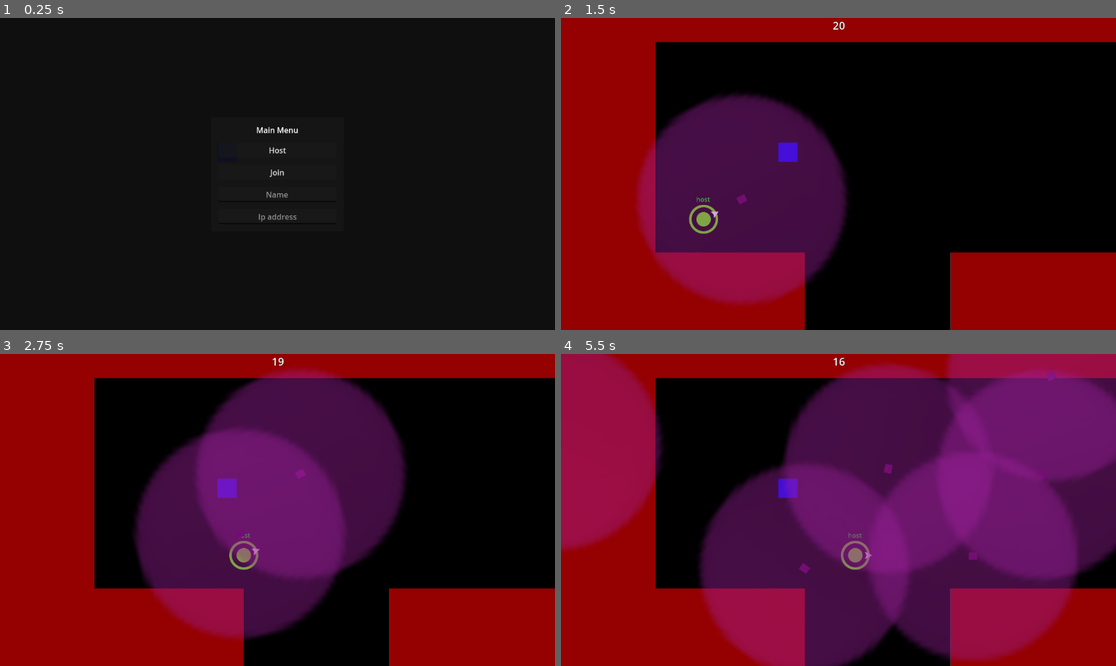
Above: before the commit, frames 1-4 (two rows, left to right).
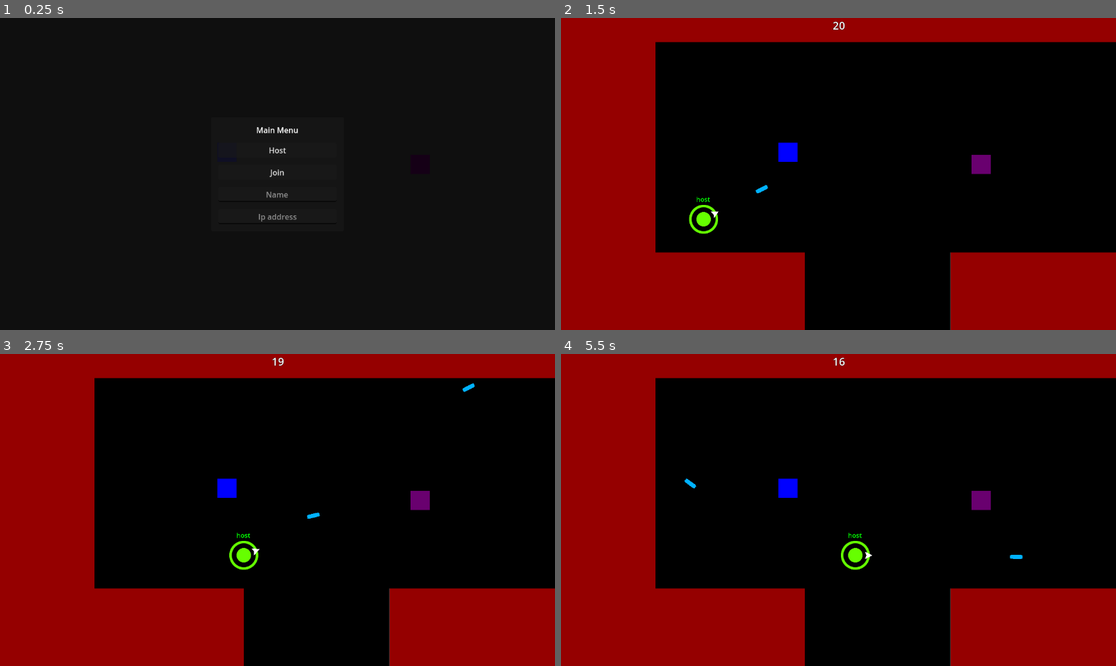
Above: after the commit, the same moments.

Repository: Pkepowicz/Infinite-Onslaught
Game: Godot game, scene res://assets/scenes/world.tscn
The game is run twice, just before and just after one commit, with the same random seed, the same clock (stepped at 60 frames per second) and the same inputs. The engine's default icon, where the game draws it, is replaced by a stand-in: a white triangle on a blue panel in a dark square.
Inputs (mouse positions are in pixels of both pictures, inside the frame that each line leads up to):
- Up to frame 1 (0.25 s): no input
- Up to frame 2 (1.5 s): click (838, 192) at 0.52 s; type "Alex" at 0.6 s; click (838, 217) at 0.75 s; type "12" at 0.83 s; click "Host" at 1.25 s
- Up to frame 3 (2.75 s): move the mouse to (399, 494) at 2.02 s; hold Right (ui_right) from 2.03 s (still down); click (399, 494) at 2.1 s
- Up to frame 4 (5.5 s): move the mouse to (727, 525) at 2.77 s; release Right (ui_right) at 2.78 s; hold Down (ui_down) 2.78-3.53 s; click (727, 525) at 2.85 s; move the mouse to (894, 441) at 3.52 s; hold Right (ui_right) 3.53-4.28 s; right-click (894, 441) at 3.6 s; click (894, 441) at 3.8 s; move the mouse to (810, 572) at 4.27 s; hold Up (ui_up) 4.28-5.03 s; click (810, 572) at 4.35 s; move the mouse to (1005, 556) at 5.02 s; hold Left (ui_left) from 5.03 s (still down); click (1005, 556) at 5.1 s

The runs differ from the first frame. In frame 2, 20% of the frame differs, in the area x 13-78%, y 24-92%; in frame 3, 30%; in frame 4, 69%, in the area x 0-100%, y 0-100%.

Commit message:
working pickup

Diff:
--- /dev/null
+++ b/assets/PickUps/PickupObjectsToPutOnGround/sucking_bullet_pickup.tscn
@@ -0,0 +1,26 @@
+[gd_scene load_steps=4 format=3 uid="uid://bae3xw6e7cgfi"]
+
+[ext_resource type="Script" path="res://assets/PickUps/Pickup.gd" id="1_ku4gb"]
+[ext_resource type="PackedScene" uid="uid://cw2vi5hj3ttbx" path="res://assets/PickUps/Powerup_Objects/sucking_bullet.tscn" id="2_gutpb"]
+
+[sub_resource type="RectangleShape2D" id="RectangleShape2D_ojkcw"]
+size = Vector2(47, 47)
+
+[node name="SuckingBulletPickup" type="Node2D"]
+script = ExtResource("1_ku4gb")
+powerup_object = ExtResource("2_gutpb")
+
+[node name="ColorRect" type="ColorRect" parent="."]
+offset_left = -20.0
+offset_top = -20.0
+offset_right = 20.0
+offset_bottom = 20.0
+color = Color(0.411765, 0, 0.435294, 1)
+
+[node name="Area2D" type="Area2D" parent="."]
+collision_layer = 8
+collision_mask = 8
+
+[node name="CollisionShape2D" type="CollisionShape2D" parent="Area2D"]
+position = Vector2(0.5, 0.5)
+shape = SubResource("RectangleShape2D_ojkcw")
--- /dev/null
+++ b/assets/PickUps/Powerup_Objects/sucking_bullet.gd
@@ -0,0 +1,8 @@
+extends Node2D
+
+@export var sucking_bullet : PackedScene
+
+# Called when the node enters the scene tree for the first time.
+func _ready() -> void:
+	get_parent().set_bullet(sucking_bullet)
+	queue_free()
--- /dev/null
+++ b/assets/PickUps/Powerup_Objects/sucking_bullet.tscn
@@ -0,0 +1,8 @@
+[gd_scene load_steps=3 format=3 uid="uid://cw2vi5hj3ttbx"]
+
+[ext_resource type="Script" path="res://assets/PickUps/Powerup_Objects/sucking_bullet.gd" id="1_g2wsm"]
+[ext_resource type="PackedScene" uid="uid://b2knovo3xa8dn" path="res://assets/player/weapons/SuckingProjetile/sucking_bullet.tscn" id="2_memim"]
+
+[node name="SuckingBullet" type="Node2D"]
+script = ExtResource("1_g2wsm")
+sucking_bullet = ExtResource("2_memim")
--- a/assets/player/Player.gd
+++ b/assets/player/Player.gd
@@ -14,7 +14,8 @@
 var sync_pos = Vector2(0,0)
 var sync_rot = 0
 
-@export var bullet : PackedScene
+@export var basic_bullet : PackedScene
+@onready var bullet = basic_bullet
 
 func _enter_tree():
 	set_multiplayer_authority(str(name).to_int())
@@ -58,6 +59,10 @@
 	b.global_position = $GunRotation/BulletSpawn.global_position
 	b.rotation_degrees = $GunRotation.rotation_degrees
 	get_tree().root.add_child(b)
+	bullet = basic_bullet
+
+func set_bullet(obj: PackedScene):
+	bullet = obj
 
 func _on_hit_box_update_color_signal(clr):
 	var inner: Sprite2D = $Graphics/Inner
--- a/assets/player/player.tscn
+++ b/assets/player/player.tscn
@@ -1,7 +1,7 @@
 [gd_scene load_steps=13 format=3 uid="uid://ikci0cwvea7n"]
 
 [ext_resource type="Script" path="res://assets/player/Player.gd" id="1_sjxtg"]
-[ext_resource type="PackedScene" uid="uid://b2knovo3xa8dn" path="res://assets/player/weapons/SuckingProjetile/sucking_bullet.tscn" id="2_4xk1n"]
+[ext_resource type="PackedScene" uid="uid://hhg0e3ylkxlg" path="res://assets/player/weapons/bullet.tscn" id="2_3wu67"]
 [ext_resource type="Texture2D" uid="uid://elgqakv6t04k" path="res://assets/Client/shapes/full_circle.png" id="3_2s61k"]
 [ext_resource type="Texture2D" uid="uid://c4two7ckobbve" path="res://assets/icon.svg" id="3_uey2i"]
 [ext_resource type="Texture2D" uid="uid://cprcicf4r003o" path="res://assets/Client/loadingCircle/circle.png" id="4_1hs0d"]
@@ -32,7 +32,7 @@
 collision_layer = 0
 collision_mask = 0
 script = ExtResource("1_sjxtg")
-bullet = ExtResource("2_4xk1n")
+basic_bullet = ExtResource("2_3wu67")
 
 [node name="Graphics" type="Node2D" parent="."]
 
--- a/assets/scenes/world.tscn
+++ b/assets/scenes/world.tscn
@@ -12,6 +12,7 @@
 [ext_resource type="Script" path="res://assets/Countdowns/Endgame_countdown.gd" id="7_y01s1"]
 [ext_resource type="PackedScene" uid="uid://byf36axd6qbvi" path="res://assets/PickUps/PickupObjectsToPutOnGround/ShieldPickup.tscn" id="8_4vx0s"]
 [ext_resource type="Script" path="res://assets/Countdowns/Game_countdown.gd" id="9_sop3o"]
+[ext_resource type="PackedScene" uid="uid://bae3xw6e7cgfi" path="res://assets/PickUps/PickupObjectsToPutOnGround/sucking_bullet_pickup.tscn" id="13_3x32f"]
 
 [sub_resource type="Gradient" id="Gradient_2uts8"]
 interpolation_mode = 2
@@ -371,6 +372,9 @@
 [node name="Node2D" parent="." instance=ExtResource("8_4vx0s")]
 position = Vector2(470, 278)
 
+[node name="SuckingBulletPickup" parent="." instance=ExtResource("13_3x32f")]
+position = Vector2(872, 304)
+
 [connection signal="button_down" from="MainMenu/MainMenu/MarginContainer/VBoxContainer/HostButton" to="." method="_on_host_button_button_down"]
 [connection signal="button_down" from="MainMenu/MainMenu/MarginContainer/VBoxContainer/JoinButton" to="." method="_on_join_button_button_down"]
 [connection signal="timeout" from="DeathScreen/TimerContainer/TimeLabel/Timer" to="DeathScreen/TimerContainer" method="_on_timer_timeout" flags=3]
Not shown: 1 places in assets/scenes/world.tscn that only renumber resources
